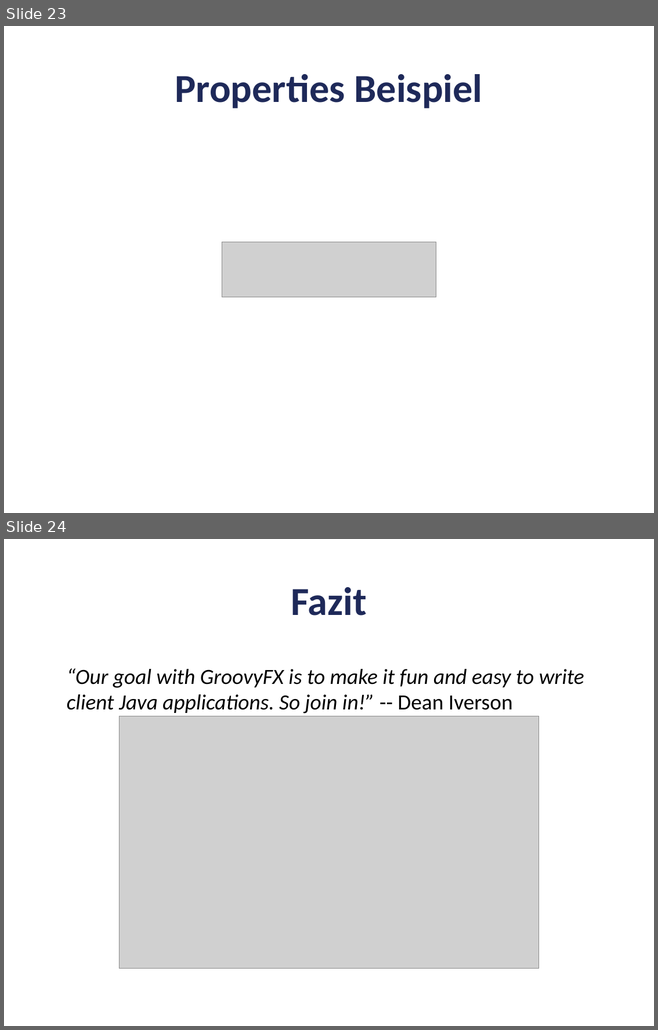
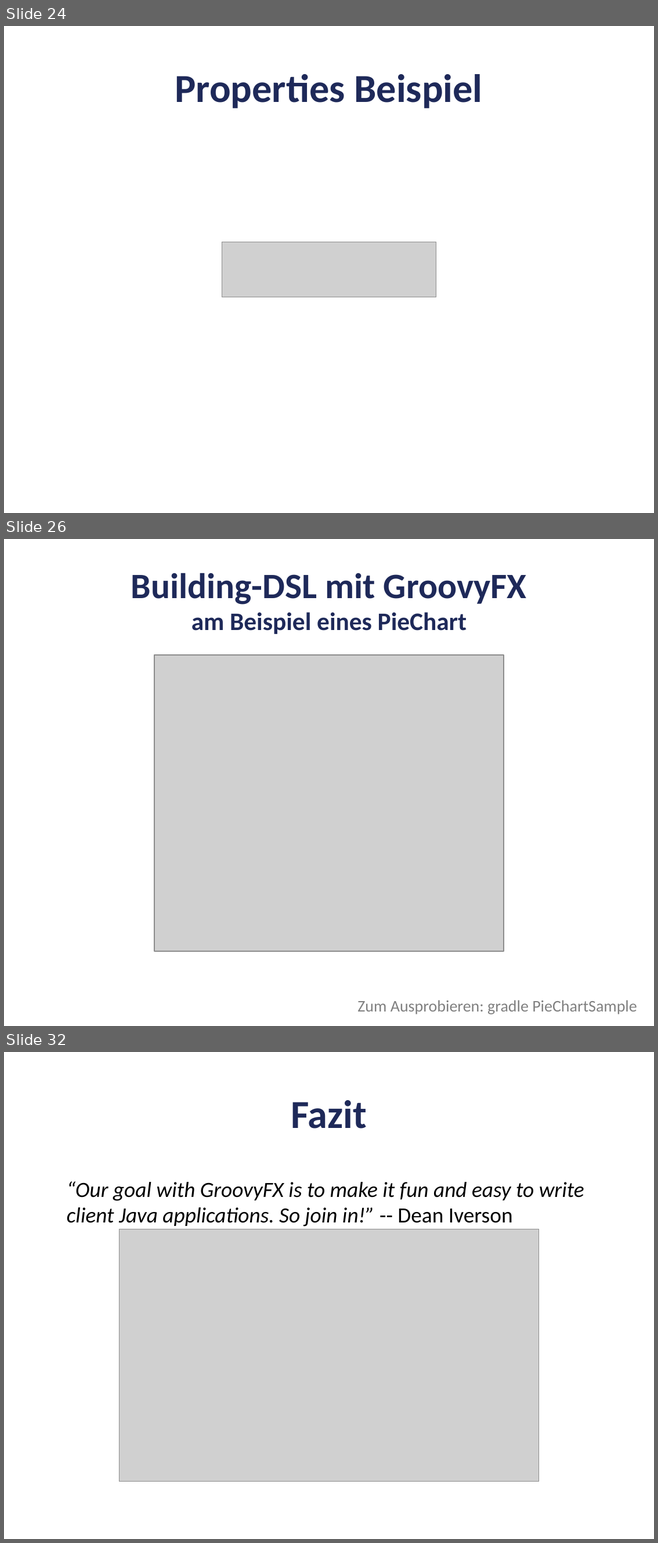
Before and after one commit to codescape/presentations, a slide deck: groovyfx-entfesselt-javafx/groovyfx-oop-2012.pptx. Shown one above the other, each under a label of ours: slides 23 and 24 before the commit, slides 24, 26 and 32 after it; the slides between them are not shown. The pictures are 658x1030 and 658x1543 pixels, drawn with LibreOffice and Linux fonts; fonts in the diff are those of the drawing; grey boxes stand for pictures; background and template pictures are left out. Boxes give left, top, right and bottom in pixels: in the first picture for what was removed or moved away, otherwise in the second. Text is boxed around its words. In the diff, an @@ line names an element or a change of style, - is before the commit and + after.

Commit message:
added new sample and new slides

```diff
--- a/groovyfx-entfesselt-javafx/groovyfx-oop-2012.pptx
+++ b/groovyfx-entfesselt-javafx/groovyfx-oop-2012.pptx
@@ slide 26 added at [4,539,654,1026], background #FFFFFF @@
@@ title added at [131,573,527,634], 39.6 pt, text #1E2959, bold @@
+Building-DSL mit GroovyFX
+am Beispiel eines PieChart
@@ picture added at [154,655,503,951] @@
@@ text added at [357,1000,637,1015], 18 pt, text #808080 @@
+Zum Ausprobieren: gradle PieChartSample
@@ what was slide 23 is now slide 24 @@
@@ what was slide 24 is now slide 32 @@
```
Also in this commit, not shown: 4 slides changed, 7 other slides added, 3 other files.
